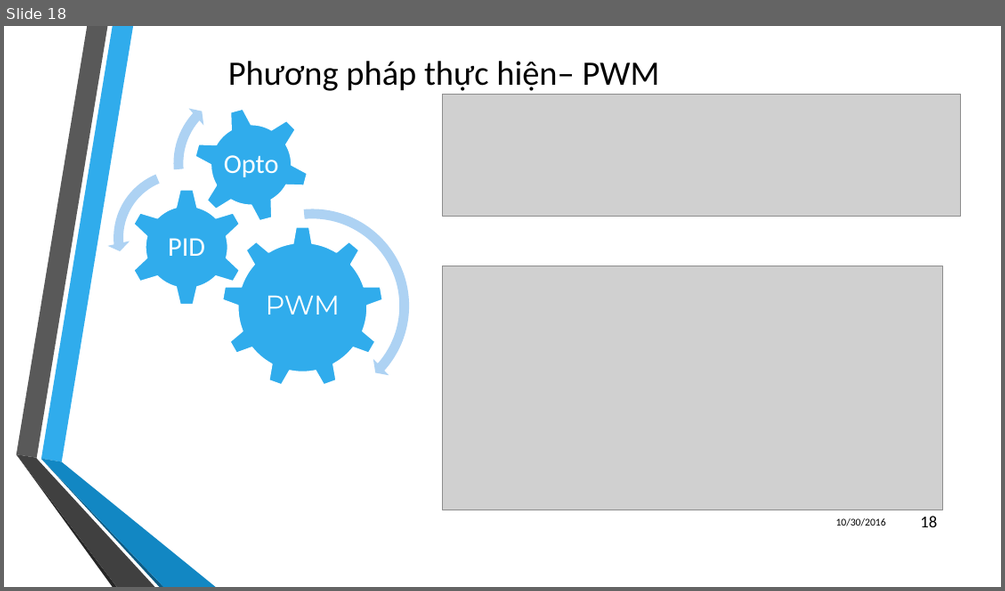
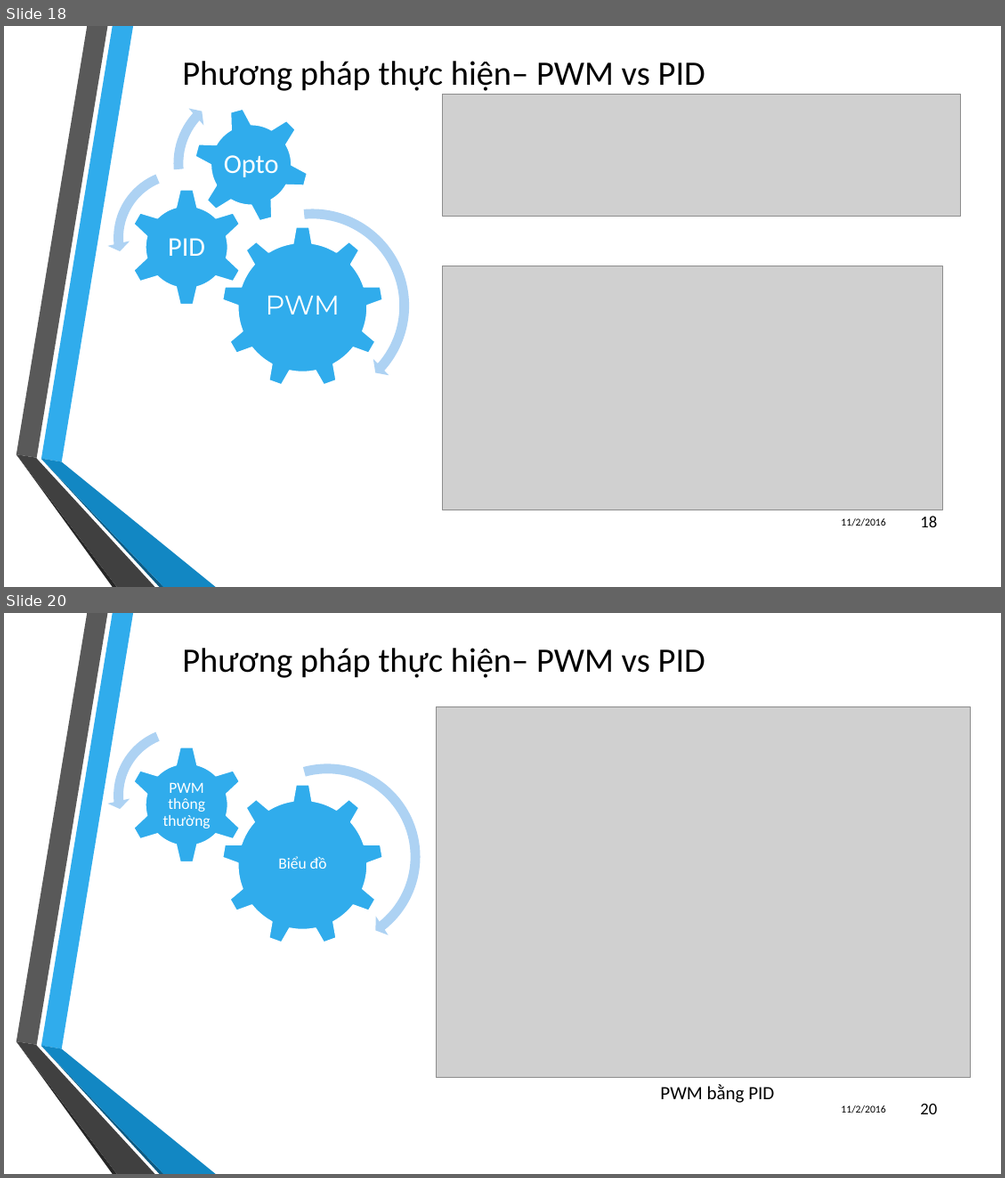
Before and after one commit to E-DESK/Version1, a slide deck: DOCUMENT/BÁO CÁO NGHIÊN CỨU KHOA HỌC 2016.pptx. Shown one above the other, each under a label of ours: slide 18 before the commit, slides 18 and 20 after it; the slides between them are not shown. The pictures are 1005x591 and 1005x1178 pixels, drawn with LibreOffice and Linux fonts; fonts in the diff are those of the drawing; grey boxes stand for pictures; background and template pictures are left out. Boxes give left, top, right and bottom in pixels: in the first picture for what was removed or moved away, otherwise in the second. Text is boxed around its words. In the diff, an @@ line names an element or a change of style, - is before the commit and + after.

```diff
--- a/DOCUMENT/BÁO CÁO NGHIÊN CỨU KHOA HỌC 2016.pptx
+++ b/DOCUMENT/BÁO CÁO NGHIÊN CỨU KHOA HỌC 2016.pptx
@@ slide 20 added at (x1=4, y1=613, x2=1001, y2=1174), background picture (left out); not listed: 6 template elements that a slide beside it also shows @@
@@ text added at (x1=182, y1=648, x2=705, y2=678), 33 pt, text #000000 @@
+Phương pháp thực hiện– PWM vs PID
@@ picture added at (x1=437, y1=706, x2=971, y2=1078) @@
@@ group added at (x1=107, y1=720, x2=428, y2=957): 2 gears, 2 texts, 1 circular arrow, 1 left circular arrow @@
+Biểu đồ
+PWM thông thường
@@ text added at (x1=660, y1=1084, x2=774, y2=1103), 18 pt, text #000000 @@
+PWM bằng PID
@@ text added at (x1=841, y1=1105, x2=885, y2=1113), 10 pt, text #000000 @@
+11/2/2016
@@ page number added at (x1=920, y1=1103, x2=937, y2=1114), 16 pt, text #000000 @@
+20
@@ slide 18 changed as well @@
@@ text at (x1=182, y1=61, x2=705, y2=91): text changed @@
-Phương pháp thực hiện– PWM
+Phương pháp thực hiện– PWM vs PID
@@ text at (x1=841, y1=518, x2=885, y2=526): text changed @@
-10/30/2016
+11/2/2016
```
Also in this commit, not shown: 26 other slides changed, 1 other slide added, 22 other files.
